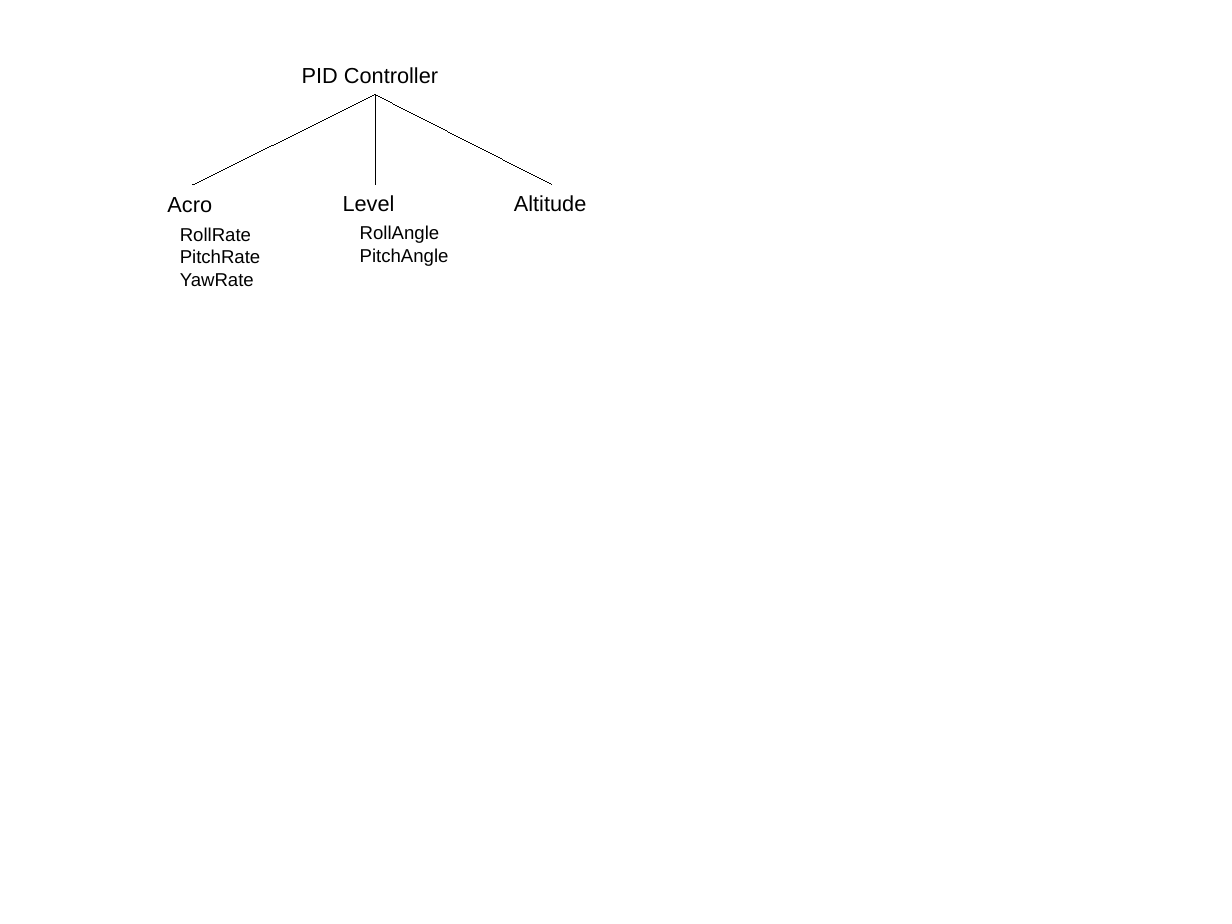
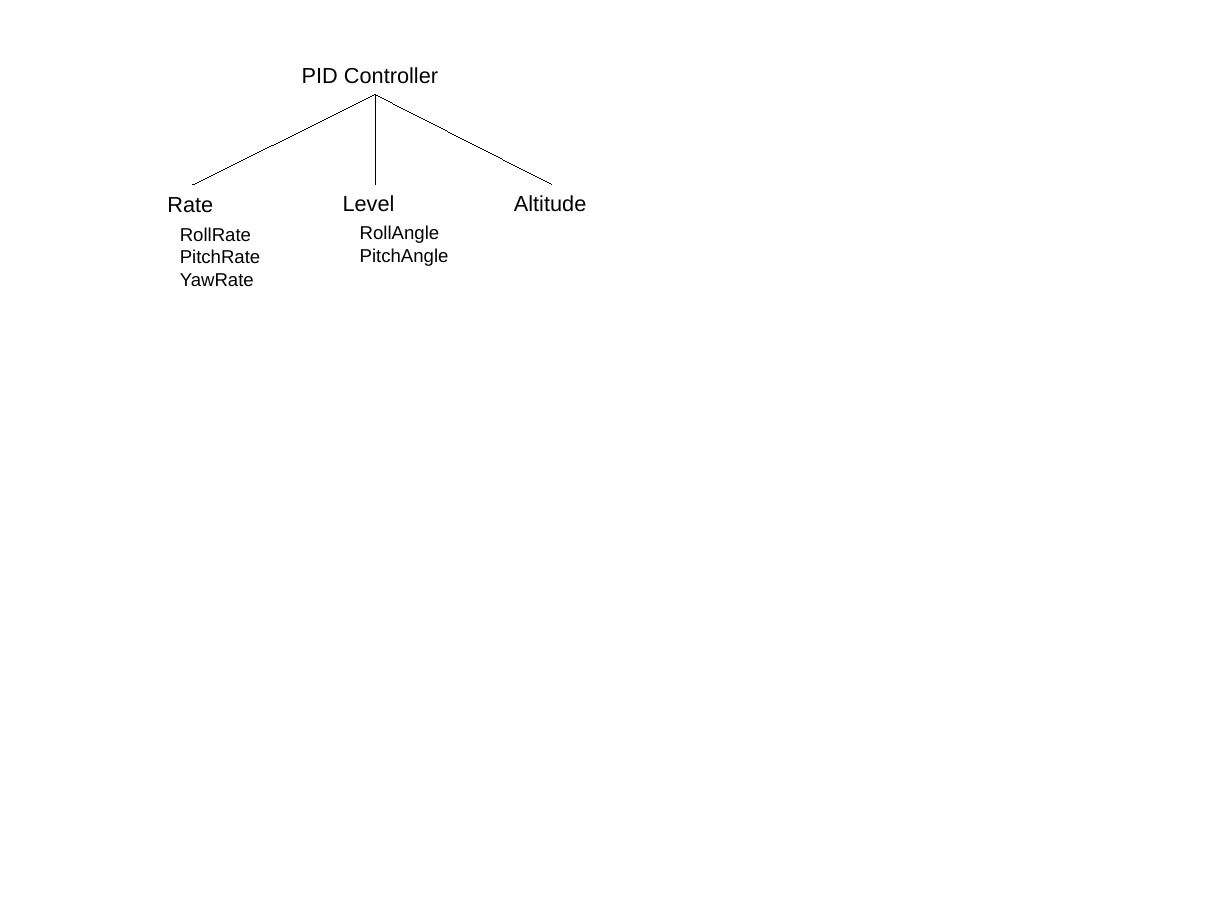
Before and after one commit to simondlevy/Hackflight, a slide deck: slide 1 of extras/media/pidcontrollers.pptx. Drawn at 1232x924 pixels with LibreOffice and Linux fonts; fonts in the diff are those of the drawing. Boxes give left, top, right and bottom in pixels: in the first picture for what was removed or moved away, otherwise in the second. Text is boxed around its words. In the diff, an @@ line names an element or a change of style, - is before the commit and + after.

```diff
--- a/extras/media/pidcontrollers.pptx
+++ b/extras/media/pidcontrollers.pptx
@@ text at [167, 197, 213, 213]: text changed @@
-Acro
+Rate
```
Also in this commit, not shown: 2 other files.
